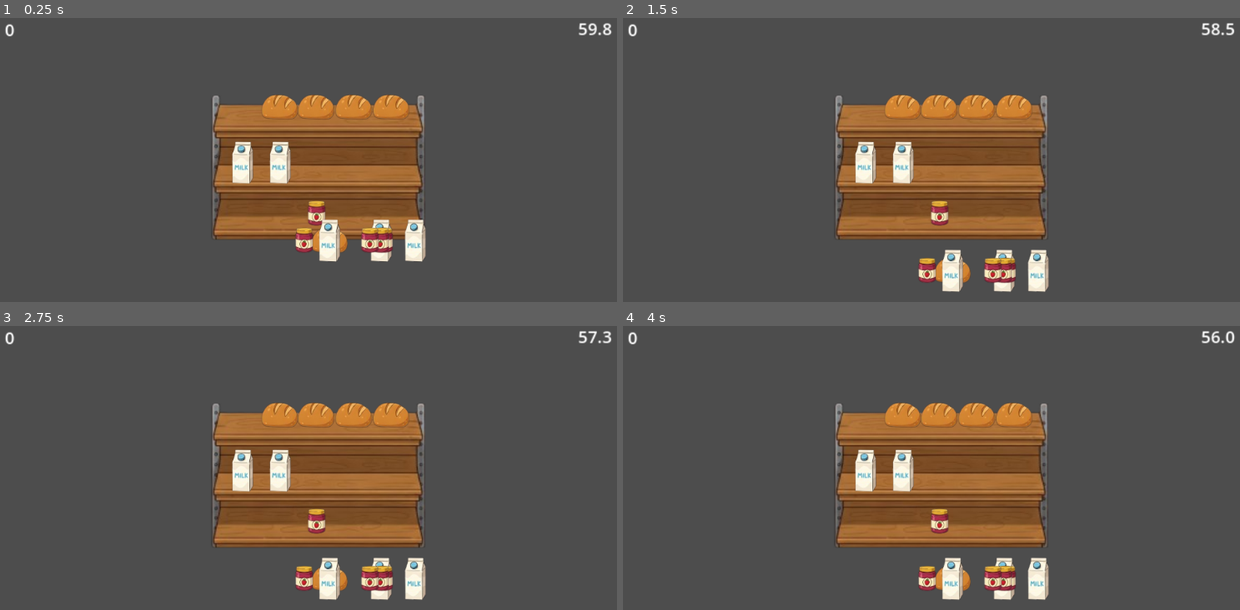
Above: before the commit, frames 1-4 (two rows, left to right).
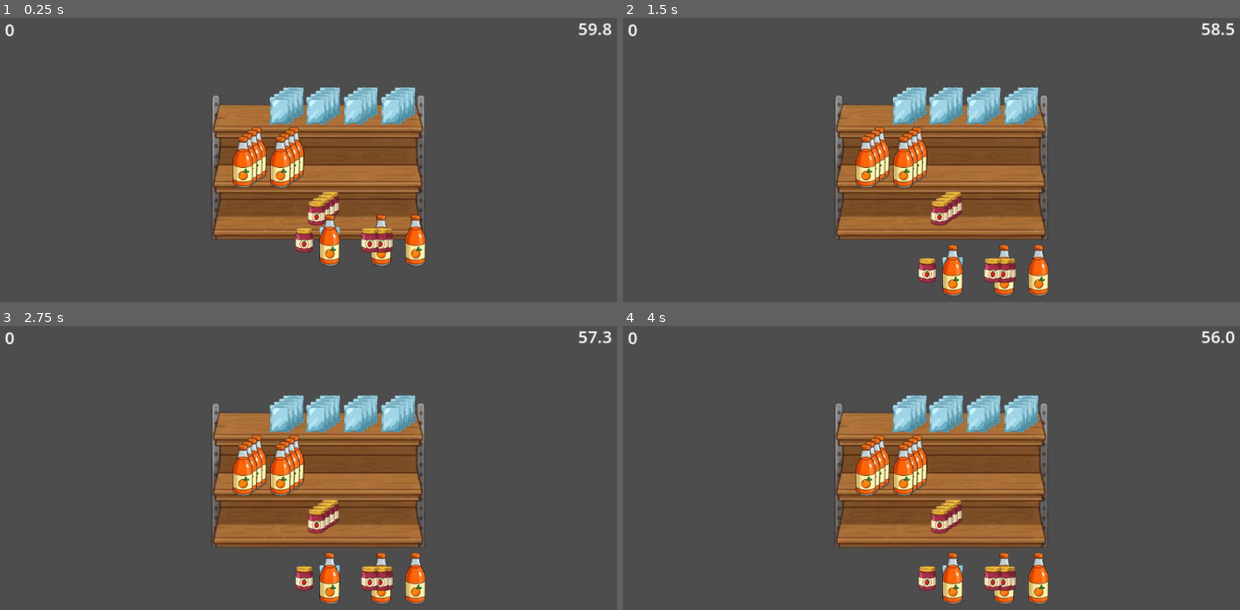
Above: after the commit, the same moments.

Repository: rockgem/dave-man-grocery-game
Game: Godot game, scene res://scenes/Main.tscn
The game is run twice, just before and just after one commit, with the same random seed, the same clock (stepped at 60 frames per second) and the same inputs.
Inputs (mouse positions are in pixels of both pictures, inside the frame that each line leads up to):
- Up to frame 1 (0.25 s): no input
- Up to frame 2 (1.5 s): move the mouse to (1079, 171) at 0.52 s; click (1079, 171) at 0.67 s; tap Enter at 1.25 s; drag from (801, 208) to (863, 106) at 1.27 s
- Up to frame 3 (2.75 s): tap Space at 2 s; move the mouse to (376, 414) at 2.02 s; click (376, 414) at 2.17 s
- Up to frame 4 (4 s): drag from (900, 573) to (900, 414) at 2.77 s; move the mouse to (1135, 553) at 3.52 s; click (1135, 553) at 3.67 s

The runs differ from the first frame. In frame 1, 6.2% of the frame differs, in the area x 37-70%, y 24-88%; in frame 2, 6.3%, in the area x 37-70%, y 24-98%; in frame 3, 6.3%; in frame 4, 6.3%.
Error before the commit: Invalid access to property or key 'position' on a base object of type 'InputEventKey'. (res://actors/DraggableItem.gd:20)
Error after the commit: Invalid access to property or key 'position' on a base object of type 'InputEventKey'. (res://actors/DraggableItem.gd:21)

Commit message:
duplicate sprites

Diff:
--- a/actors/DraggableItem.gd
+++ b/actors/DraggableItem.gd
@@ -13,6 +13,7 @@
 		1: $Sprite2D.texture = load('res://reso/items/bread.tres')
 		2: $Sprite2D.texture = load('res://reso/items/strawberry.tres')
 		3: $Sprite2D.texture = load('res://reso/items/sugar.tres')
+		5: $Sprite2D.texture = load('res://reso/items/orange.tres')
 
 
 func _input(event: InputEvent) -> void:
--- a/actors/Shelf.gd
+++ b/actors/Shelf.gd
@@ -10,7 +10,7 @@
 
 
 func generate_level():
-	var values = [0, 1, 2, 3]
+	var values = [0, 1, 2, 3, 5]
 	values.shuffle()
 
 	for i in 3:
--- a/actors/Shelf.tscn
+++ b/actors/Shelf.tscn
@@ -15,19 +15,19 @@
 [node name="Line1" type="Node2D" parent="Slots"]
 
 [node name="Slot" parent="Slots/Line1" instance=ExtResource("2_ao3xq")]
-position = Vector2(-72, -58)
+position = Vector2(-72, -55)
 
 [node name="Slot2" parent="Slots/Line1" instance=ExtResource("2_ao3xq")]
-position = Vector2(-36, -58)
+position = Vector2(-36, -55)
 
 [node name="Slot3" parent="Slots/Line1" instance=ExtResource("2_ao3xq")]
-position = Vector2(-1, -58)
+position = Vector2(-1, -55)
 
 [node name="Slot4" parent="Slots/Line1" instance=ExtResource("2_ao3xq")]
-position = Vector2(35, -58)
+position = Vector2(35, -55)
 
 [node name="Slot5" parent="Slots/Line1" instance=ExtResource("2_ao3xq")]
-position = Vector2(71, -58)
+position = Vector2(71, -55)
 
 [node name="Line2" type="Node2D" parent="Slots"]
 position = Vector2(0, 53)
--- a/actors/Slot.gd
+++ b/actors/Slot.gd
@@ -4,11 +4,12 @@
 class_name Slot
 
 enum ITEM_TYPE{
-	MILK,
-	BREAD,
-	STRAWBERRY,
-	SUGAR,
-	VACANT
+	MILK, # 0
+	BREAD, # 1
+	STRAWBERRY, # 2
+	SUGAR, # 3
+	VACANT, # 4
+	ORANGE # 5
 }
 
 
@@ -24,6 +25,10 @@
 		$Sprite2D.texture = null
 	else:
 		$Sprite2D.texture = load("res://reso/items/%s.tres" % ITEM_TYPE.find_key(item_type))
+
+		$Sprite2D2.texture = load("res://reso/items/%s.tres" % ITEM_TYPE.find_key(item_type))
+		$Sprite2D3.texture = load("res://reso/items/%s.tres" % ITEM_TYPE.find_key(item_type))
+		$Sprite2D4.texture = load("res://reso/items/%s.tres" % ITEM_TYPE.find_key(item_type))
 
 	$Sprite2D.modulate.a = 1.0
 
--- a/actors/Slot.tscn
+++ b/actors/Slot.tscn
@@ -10,6 +10,18 @@
 collision_mask = 4
 script = ExtResource("1_hn5tt")
 
+[node name="Sprite2D4" type="Sprite2D" parent="."]
+position = Vector2(13, -9)
+scale = Vector2(0.485, 0.485)
+
+[node name="Sprite2D3" type="Sprite2D" parent="."]
+position = Vector2(9, -6)
+scale = Vector2(0.485, 0.485)
+
+[node name="Sprite2D2" type="Sprite2D" parent="."]
+position = Vector2(4, -3)
+scale = Vector2(0.485, 0.485)
+
 [node name="Sprite2D" type="Sprite2D" parent="."]
 scale = Vector2(0.485, 0.485)
 
--- /dev/null
+++ b/reso/items/orange.tres
@@ -0,0 +1,7 @@
+[gd_resource type="AtlasTexture" load_steps=2 format=3 uid="uid://453fx7q68lcp"]
+
+[ext_resource type="Texture2D" uid="uid://cmuga8clcrr5y" path="res://art/assets.png" id="1_4laul"]
+
+[resource]
+atlas = ExtResource("1_4laul")
+region = Rect2(341.579, 69.4578, 47.8109, 108.661)
Binary file changed: art/assets.png
